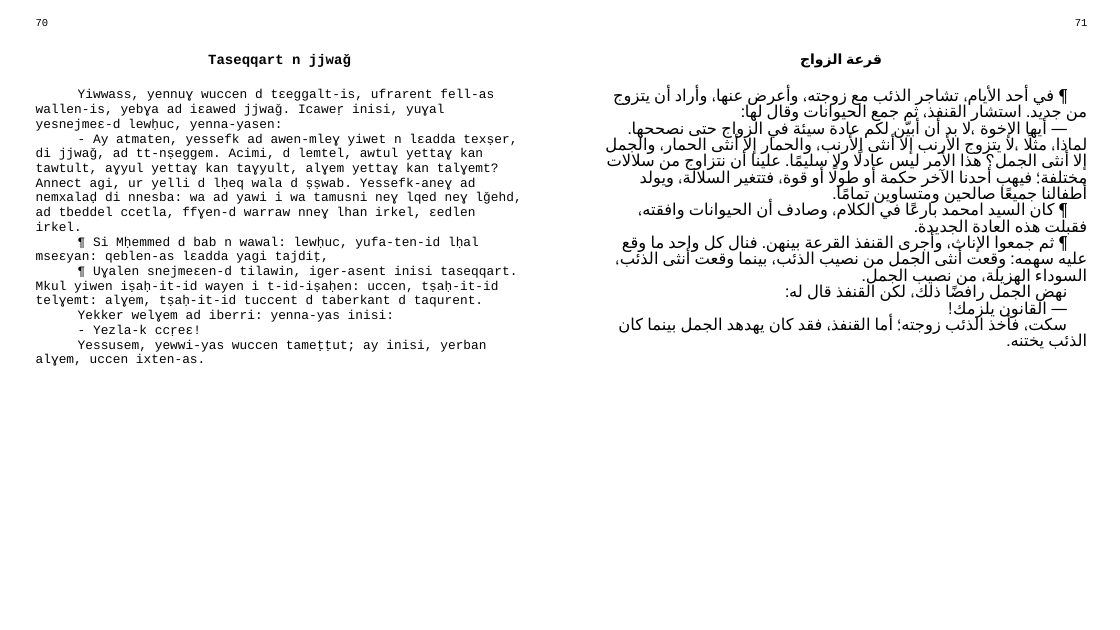
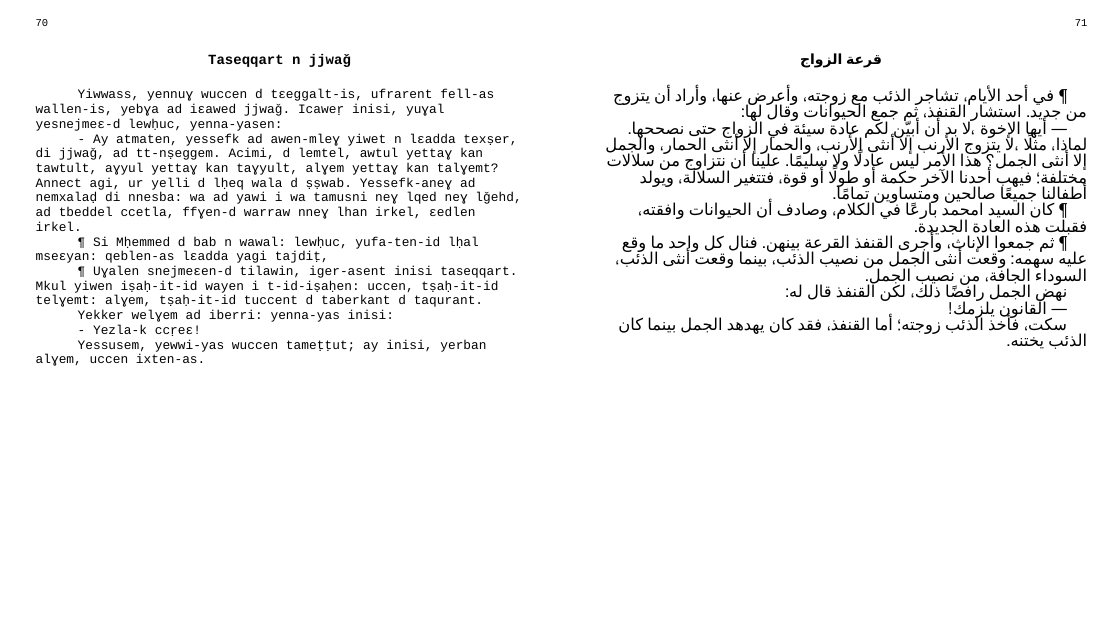
Before and after one commit to sferhah/tamacahut_n_wuccen, a slide deck: slide 31 of Uccen.ConsoleApp/uccen.arb.pptx. Drawn at 1120x630 pixels with LibreOffice and Linux fonts; fonts in the diff are those of the drawing. Boxes give left, top, right and bottom in pixels: in the first picture for what was removed or moved away, otherwise in the second. Text is boxed around its words. In the diff, an @@ line names an element or a change of style, - is before the commit and + after.

```diff
--- a/Uccen.ConsoleApp/uccen.arb.pptx
+++ b/Uccen.ConsoleApp/uccen.arb.pptx
@@ table at <box>27,13,1096,607</box> @@
-row 3, column 1: Yiwwass, yennuɣ wuccen d tɛeggalt-is, ufrarent fell-as wallen-is, yebɣa ad iɛawed jjwaǧ. Icaweṛ inisi, yuɣal yesnejmeɛ-d lewḥuc, yenna-yasen: / - Ay atmaten, yessefk ad awen-mleɣ yiwet n lɛadda texṣer, di jjwaǧ, ad tt-nṣeggem. Acimi, d lemtel, awtul yettaɣ kan tawtult, aɣyul yettaɣ kan taɣyult, alɣem yettaɣ kan talɣemt? Annect agi, ur yelli d lḥeq wala d ṣṣwab. Yessefk-aneɣ ad nemxalaḍ di nnesba: wa ad yawi i wa tamusni neɣ lqed neɣ lǧehd, ad tbeddel ccetla, ffɣen-d warraw nneɣ lhan irkel, ɛedlen irkel. / ¶ Si Mḥemmed d bab n wawal: lewḥuc, yufa-ten-id lḥal mseɛyan: qeblen-as lɛadda yagi tajdiṭ, / ¶ Uɣalen snejmeɛen-d tilawin, iger-asent inisi taseqqart. Mkul yiwen iṣaḥ-it-id wayen i t-id-iṣaḥen: uccen, tṣaḥ-it-id telɣemt: alɣem, tṣaḥ-it-id tuccent d taberkant d taqurent. / Yekker welɣem ad iberri: yenna-yas inisi: / - Yezla-k ccṛeɛ! / Yessusem, yewwi-yas wuccen tameṭṭut; ay inisi, yerban alɣem, uccen ixten-as.
+row 3, column 1: Yiwwass, yennuɣ wuccen d tɛeggalt-is, ufrarent fell-as wallen-is, yebɣa ad iɛawed jjwaǧ. Icaweṛ inisi, yuɣal yesnejmeɛ-d lewḥuc, yenna-yasen: / - Ay atmaten, yessefk ad awen-mleɣ yiwet n lɛadda texṣer, di jjwaǧ, ad tt-nṣeggem. Acimi, d lemtel, awtul yettaɣ kan tawtult, aɣyul yettaɣ kan taɣyult, alɣem yettaɣ kan talɣemt? Annect agi, ur yelli d lḥeq wala d ṣṣwab. Yessefk-aneɣ ad nemxalaḍ di nnesba: wa ad yawi i wa tamusni neɣ lqed neɣ lǧehd, ad tbeddel ccetla, ffɣen-d warraw nneɣ lhan irkel, ɛedlen irkel. / ¶ Si Mḥemmed d bab n wawal: lewḥuc, yufa-ten-id lḥal mseɛyan: qeblen-as lɛadda yagi tajdiṭ, / ¶ Uɣalen snejmeɛen-d tilawin, iger-asent inisi taseqqart. Mkul yiwen iṣaḥ-it-id wayen i t-id-iṣaḥen: uccen, tṣaḥ-it-id telɣemt: alɣem, tṣaḥ-it-id tuccent d taberkant d taqurant. / Yekker welɣem ad iberri: yenna-yas inisi: / - Yezla-k ccṛeɛ! / Yessusem, yewwi-yas wuccen tameṭṭut; ay inisi, yerban alɣem, uccen ixten-as.
-row 3, column 3: ¶ في أحد الأيام، تشاجر الذئب مع زوجته، وأعرض عنها، وأراد أن يتزوج من جديد. استشار القنفذ، ثم جمع الحيوانات وقال لها: / — أيها الإخوة، لا بد أن أبيّن لكم عادة سيئة في الزواج حتى نصححها. لماذا، مثلًا، لا يتزوج الأرنب إلا أنثى الأرنب، والحمار إلا أنثى الحمار، والجمل إلا أنثى الجمل؟ هذا الأمر ليس عادلًا ولا سليمًا. علينا أن نتزاوج من سلالات مختلفة؛ فيهب أحدنا الآخر حكمة أو طولًا أو قوة، فتتغير السلالة، ويولد أطفالنا جميعًا صالحين ومتساوين تمامًا. / ¶ كان السيد امحمد بارعًا في الكلام، وصادف أن الحيوانات وافقته، فقبلت هذه العادة الجديدة. / ¶ ثم جمعوا الإناث، وأجرى القنفذ القرعة بينهن. فنال كل واحد ما وقع عليه سهمه: وقعت أنثى الجمل من نصيب الذئب، بينما وقعت أنثى الذئب، السوداء الهزيلة، من نصيب الجمل. / نهض الجمل رافضًا ذلك، لكن القنفذ قال له: / — القانون يلزمك! / سكت، فأخذ الذئب زوجته؛ أما القنفذ، فقد كان يهدهد الجمل بينما كان الذئب يختنه.
+row 3, column 3: ¶ في أحد الأيام، تشاجر الذئب مع زوجته، وأعرض عنها، وأراد أن يتزوج من جديد. استشار القنفذ، ثم جمع الحيوانات وقال لها: / — أيها الإخوة، لا بد أن أبيّن لكم عادة سيئة في الزواج حتى نصححها. لماذا، مثلًا، لا يتزوج الأرنب إلا أنثى الأرنب، والحمار إلا أنثى الحمار، والجمل إلا أنثى الجمل؟ هذا الأمر ليس عادلًا ولا سليمًا. علينا أن نتزاوج من سلالات مختلفة؛ فيهب أحدنا الآخر حكمة أو طولًا أو قوة، فتتغير السلالة، ويولد أطفالنا جميعًا صالحين ومتساوين تمامًا. / ¶ كان السيد امحمد بارعًا في الكلام، وصادف أن الحيوانات وافقته، فقبلت هذه العادة الجديدة. / ¶ ثم جمعوا الإناث، وأجرى القنفذ القرعة بينهن. فنال كل واحد ما وقع عليه سهمه: وقعت أنثى الجمل من نصيب الذئب، بينما وقعت أنثى الذئب، السوداء الجافة، من نصيب الجمل. / نهض الجمل رافضًا ذلك، لكن القنفذ قال له: / — القانون يلزمك! / سكت، فأخذ الذئب زوجته؛ أما القنفذ، فقد كان يهدهد الجمل بينما كان الذئب يختنه.
```
Also in this commit, not shown: 5 other files.
